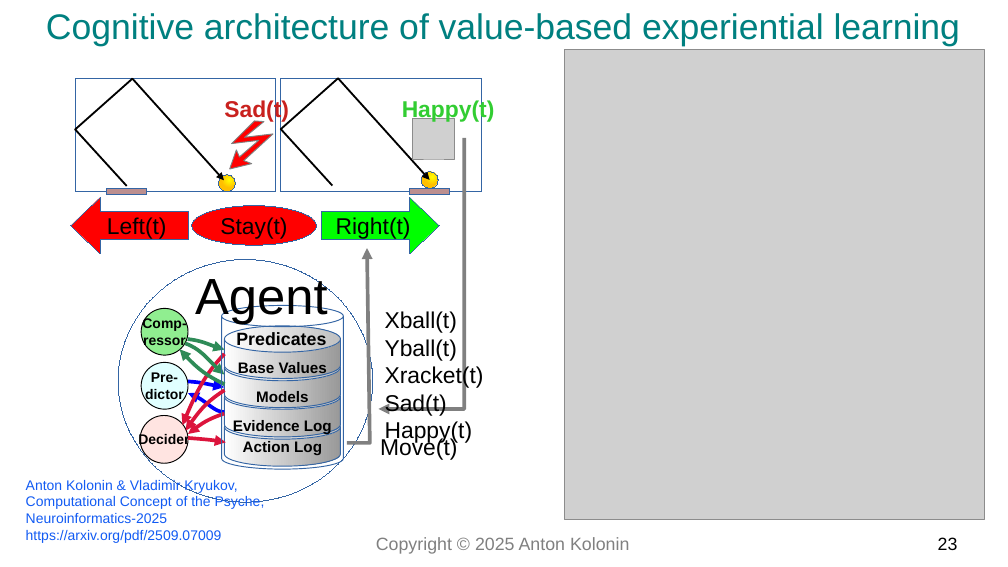
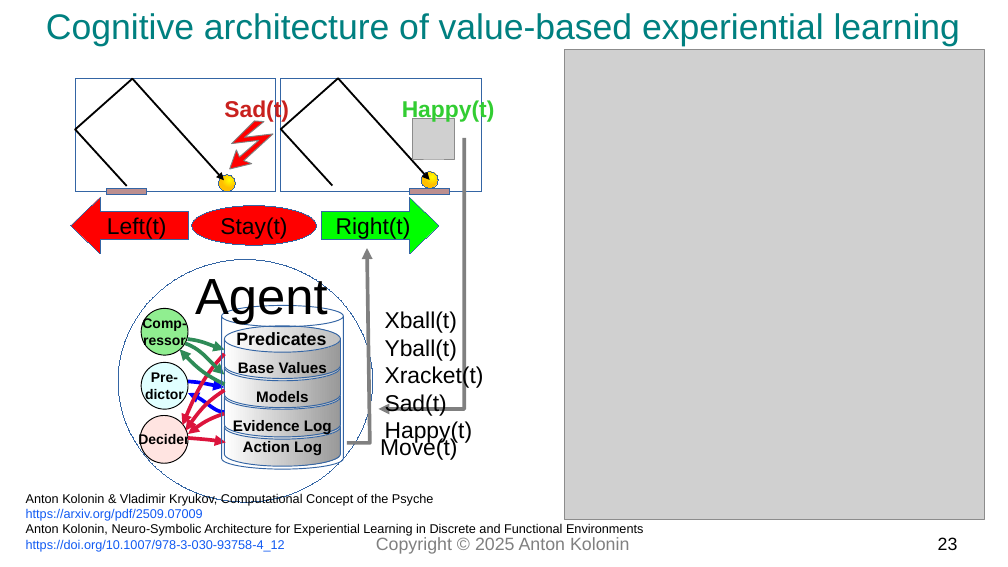
Before and after one commit to aigents/iai, a slide deck: slide 23 of docs/2025/psyche_model_kolonin_en.odp. Drawn at 1008x567 pixels with LibreOffice and Linux fonts; fonts in the diff are those of the drawing; grey boxes stand for pictures. Boxes give left, top, right and bottom in pixels: in the first picture for what was removed or moved away, otherwise in the second. Text is boxed around its words. In the diff, an @@ line names an element or a change of style, - is before the commit and + after.

```diff
--- a/docs/2025/psyche_model_kolonin_en.odp
+++ b/docs/2025/psyche_model_kolonin_en.odp
@@ text "Anton Kolonin & Vladimir Kryukov, ...": place and size @@
-text "Anton Kolonin & Vladimir Kryukov, ..." at (26,479,265,543)
+text "Anton Kolonin & Vladimir Kryukov, ..." at (26,493,643,552)
@@ text at (26,493,434,506): text changed; size 11 to 10 pt; text colour #125BF3 to #000000 @@
-Anton Kolonin & Vladimir Kryukov,
-Computational Concept of the Psyche,
-Neuroinformatics-2025
+Anton Kolonin & Vladimir Kryukov, Computational Concept of the Psyche
@@ text at (26,508,203,521): size 11 to 10 pt in "https://arxiv.org/pdf/2509.07009" @@
@@ text at (26,523,643,552): paragraphs added @@
+Anton Kolonin, Neuro-Symbolic Architecture for Experiential Learning in Discrete and Functional Environments
+https://doi.org/10.1007/978-3-030-93758-4_12
```
Also in this commit, not shown: 4 other slides changed, 1 slide added, 3 other files.
